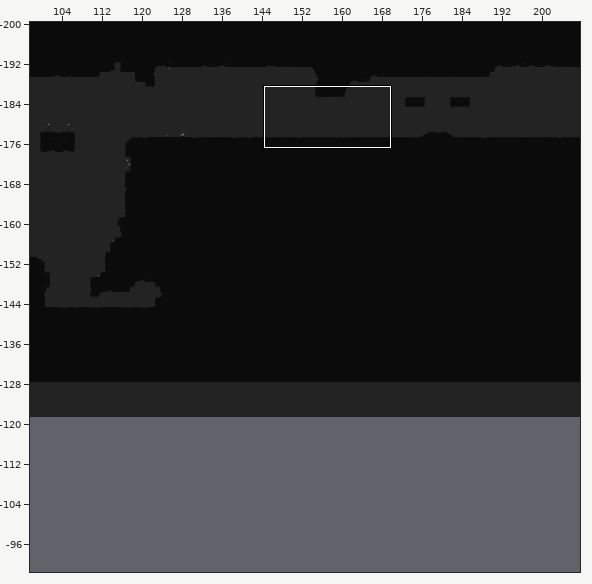
Tiled map: Assets/SuperTiled2Unity/Import/Overworld.tmx. Above: a wide view before the commit, with the close-up outlined.
Close-up. First the earlier version:
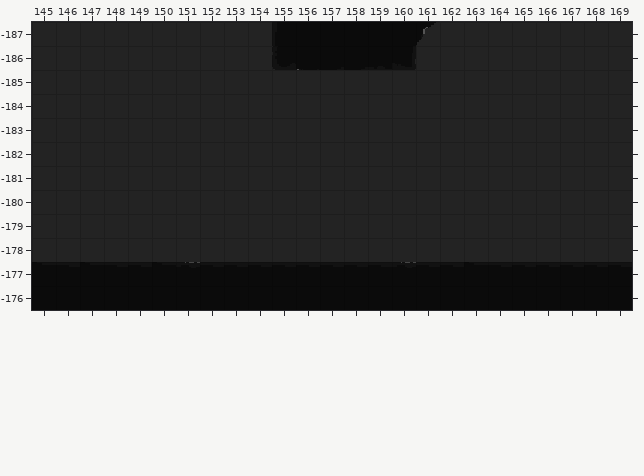
Cells are 16x16 px. Shown: x 145..169, y -187..-176. The commit also changed other parts of the map, which this record leaves out.
After:
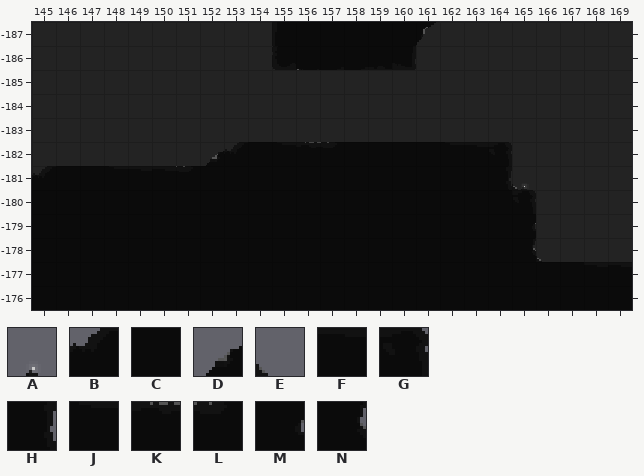
Key: from "Overworld'sTileSet": A 26; from "Updated Dark Basic Set": B 4 flipped up-down, C 12, D 44, E 176, F 200, G 201, H 223, J 286, K 287, L 288, M 291, N 335.
_ is an empty cell.
The exact change:
Layer "BackGround_1":
y -181: x 165 _ -> A
Layer "Ground without Collider_0":
y -182: x 152..164 _____________ -> DBCJKLCCCCJFG
y -181: x 145..165 _____________________ -> BCCJFFLCCCCCCCCCCCCHE
y -180: x 145..165 _____________________ -> CCCCCCCCCCCCCCCCCCCCG
y -179: x 145..165 _____________________ -> CCCCCCCCCCCCCCCCCCCCM
y -178: x 145..165 _____________________ -> CCCCCCCCCCCCCCCCCCCCN
y -177: x 151 _ -> C; x 160 _ -> C
Pixel boxes of the changes (left, top, right, bottom) in both close-ups:
added: (32, 142, 536, 263)
